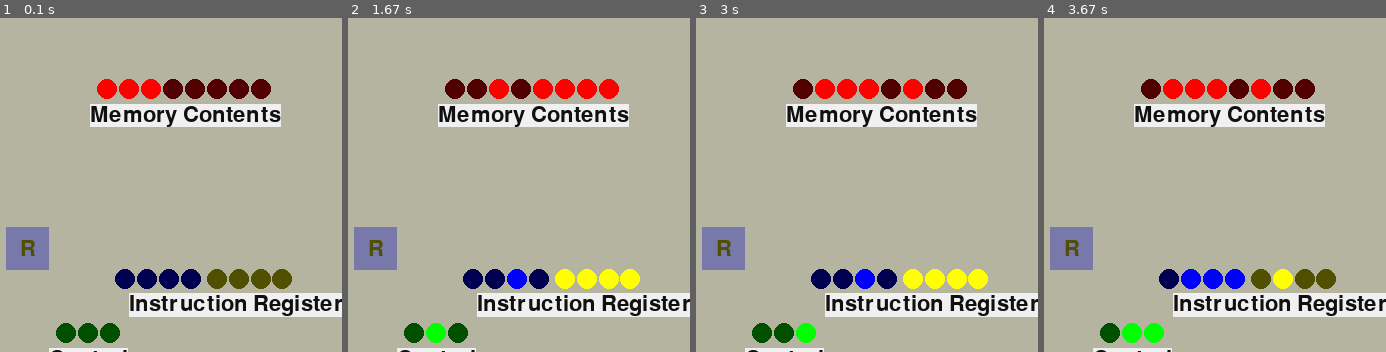
Above: before the commit, frames 1-4 (left to right).
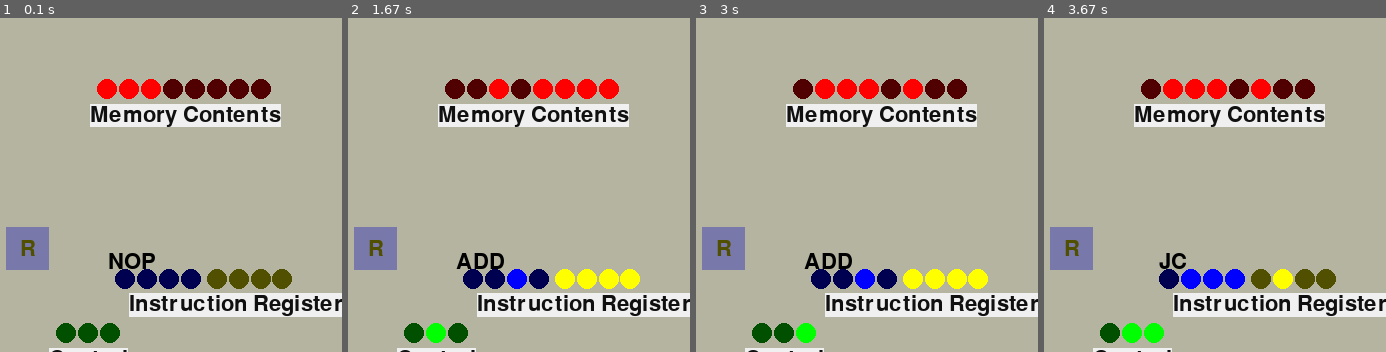
Above: after the commit, the same moments.

Repository: beauxq/be8bbbce
Game: pygame game, started from visual.py
Two runs of this game, one before a commit and one after it. Both use one fixed random seed, a clock stepped at 60 frames per second and the inputs below.
Inputs:
- Up to frame 1 (0.1 s): no input
- Up to frame 2 (1.67 s): tap Space at 0.33, 1.07, 1.37, 1.57 s; tap 2 at 0.67 s
- Up to frame 3 (3 s): tap Space at 1.9, 2.2, 2.4, 2.7, 2.97 s; tap 2 at 1.98 s
- Up to frame 4 (3.67 s): tap Space at 3.3, 3.6 s; tap 2 at 3.38 s
The pictures show only the part of the screen within x 0-50%, y 27-77%; the shares and areas given below are measured in that part.

The runs differ from the first frame. In frame 1, 0.4% of the frame differs, in the area x 31-46%, y 70-76%; in frame 2, 0.4%; in frame 3, 0.4%; in frame 4, 0.2%.

Commit message:
add an assembly translator to the visualization

Diff:
--- a/asm.py
+++ b/asm.py
@@ -1,4 +1,5 @@
 from enum import IntEnum
+from collections import defaultdict
 from components.signals import Signals
 
 
@@ -18,6 +19,25 @@
     SIN = 11  # * my addition - store indirect
     OUT = 14
     HLT = 15
+
+
+# machine code to assembly
+ASM_R = defaultdict(lambda: "NOP", {
+    ASM.NOP: "NOP",
+    ASM.LDA: "LDA",
+    ASM.ADD: "ADD",
+    ASM.SUB: "SUB",
+    ASM.STA: "STA",
+    ASM.LDI: "LDI",
+    ASM.JMP: "JMP",
+    ASM.JC: "JC ",
+    ASM.JZ: "JZ ",
+    ASM.JI: "JI ",
+    ASM.LIN: "LIN",
+    ASM.SIN: "SIN",
+    ASM.OUT: "OUT",
+    ASM.HLT: "HLT"
+})
 
 
 MICROCODE = {
--- a/visualcomponents/visualmain.py
+++ b/visualcomponents/visualmain.py
@@ -7,6 +7,7 @@
 from visualcomponents.ramreader import RamReader
 from visualcomponents.irreader import IRReader
 from visualcomponents.signalwatcher import SignalWatcher
+from asm import ASM_R
 
 DRAW_BOX_FOR_REGISTERS = False
 
@@ -43,7 +44,7 @@
         self.led_size = (min(self.screen.get_width(),
                              self.screen.get_height()) /
                          ((self.computer.bit_count * 2.5) + 12))
-        # control multiplier
+        # control size multiplier
         self.mult = .25 * log2(self.computer.bit_count) + .25
         self.button_font = pygame.font.Font('freesansbold.ttf',
                                             int((self.led_size + 1)
@@ -151,6 +152,17 @@
         self.draw_value(self.i_r_reader,
                         self.computer.instruction_length,
                         .2, .68, (0, 0, 1), "")
+
+        # instruction translator
+        if self.paused or self.clock_hz_exponent < 15:
+            text = self.button_font.render(ASM_R[self.i_r_reader.value],
+                                           True, (0, 0, 0))
+            text_rect = text.get_rect()
+            x = self.screen.get_width() * .2
+            y = self.screen.get_height() * .65
+            text_rect.center = (x, y)
+            self.screen.blit(text, text_rect)
+
         self.i_r_reader.instruction_part = False
         self.draw_value(self.i_r_reader,
                         self.computer.address_length,
